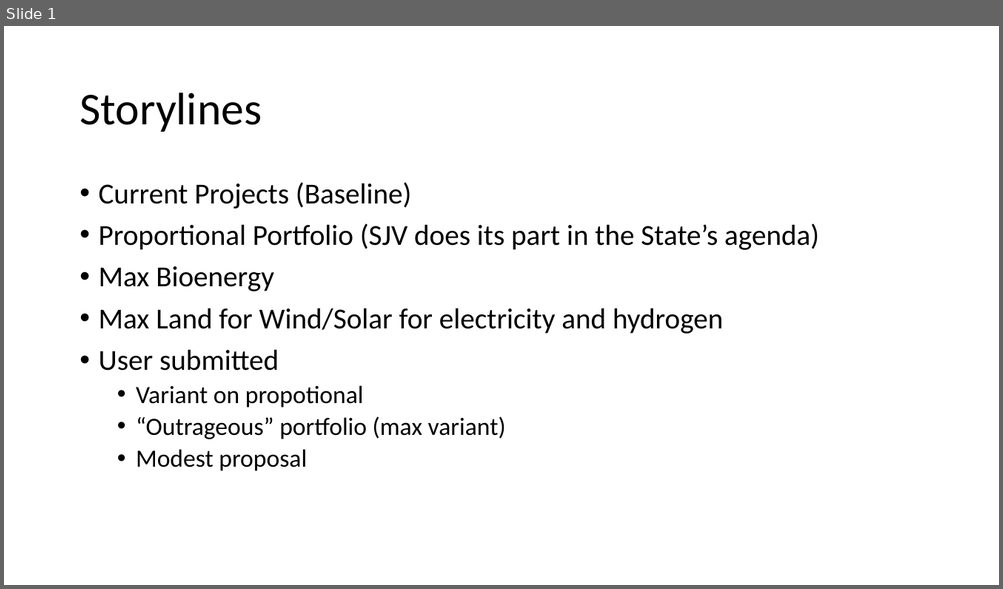
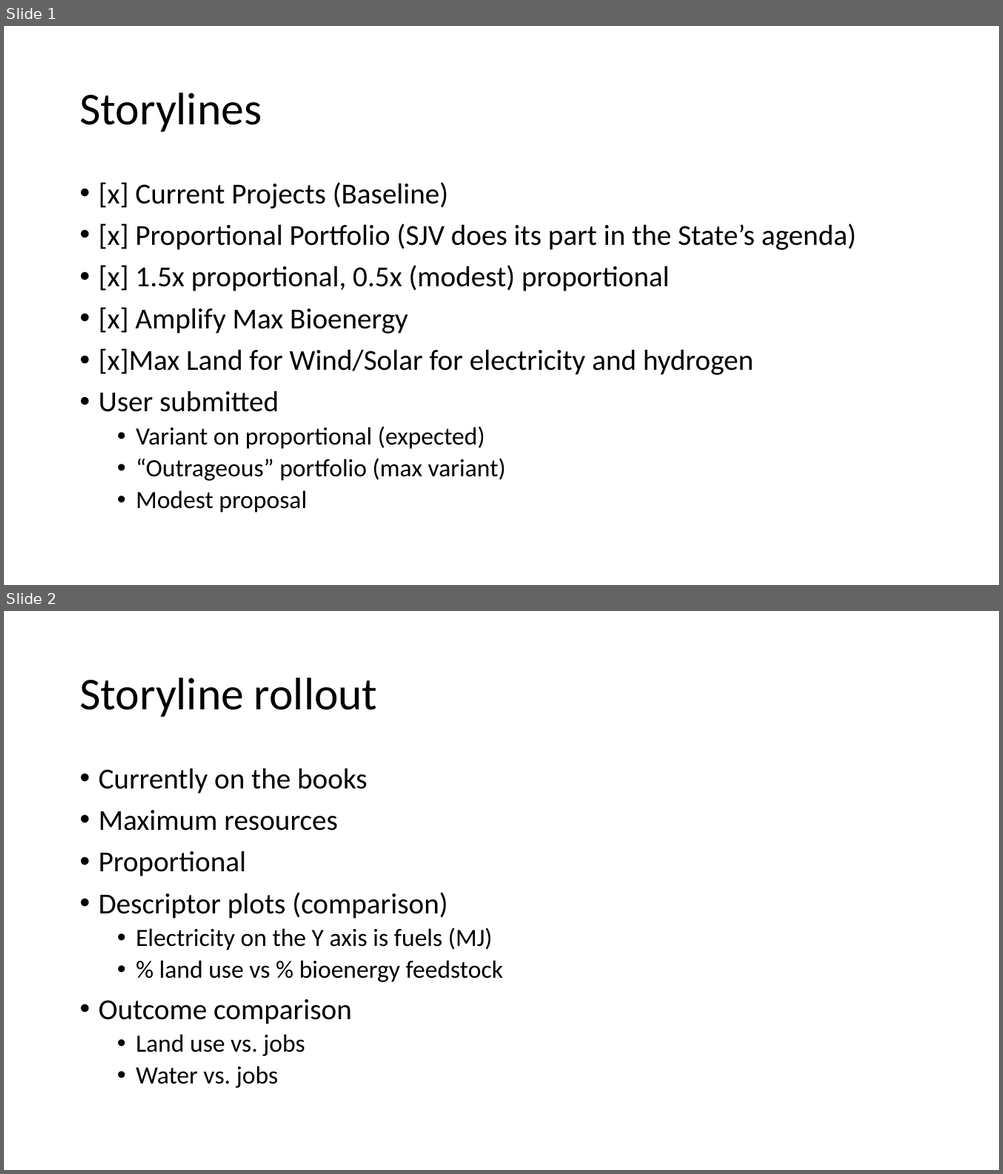
Before and after one commit to jarojasag/SJV, a slide deck: data/Storylines in Portfolios.pptx. Shown one above the other, each under a label of ours: slide 1 before the commit, slides 1 and 2 after it. The pictures are 1003x589 and 1003x1174 pixels, drawn with LibreOffice and Linux fonts; fonts in the diff are those of the drawing. Boxes give left, top, right and bottom in pixels: in the first picture for what was removed or moved away, otherwise in the second. Text is boxed around its words. In the diff, an @@ line names an element or a change of style, - is before the commit and + after.

Commit message:
Full Portfolio Analysis attached

```diff
--- a/data/Storylines in Portfolios.pptx
+++ b/data/Storylines in Portfolios.pptx
@@ slide 2 added at (x1=4, y1=611, x2=999, y2=1170), background #FFFFFF @@
@@ title added at (x1=79, y1=678, x2=378, y2=717), 44 pt, text #000000 @@
+Storyline rollout
@@ text added at (x1=99, y1=768, x2=503, y2=1088), 28 pt, text #000000 @@
+• Currently on the books
+• Maximum resources
+• Proportional
+• Descriptor plots (comparison)
+  • Electricity on the Y axis is fuels (MJ)
+  • % land use vs % bioenergy feedstock
+• Outcome comparison
+  • Land use vs. jobs
+  • Water vs. jobs
@@ slide 1 changed as well @@
@@ text at (x1=99, y1=182, x2=856, y2=375): text changed @@
-• Current Projects (Baseline)
-• Proportional Portfolio (SJV does its part in the State’s agenda)
-• Max Bioenergy
-• Max Land for Wind/Solar for electricity and hydrogen
+• [x] Current Projects (Baseline)
+• [x] Proportional Portfolio (SJV does its part in the State’s agenda)
+• [x] 1.5x proportional, 0.5x (modest) proportional
+• [x] Amplify Max Bioenergy
+• [x]Max Land for Wind/Solar for electricity and hydrogen
@@ text at (x1=136, y1=426, x2=485, y2=449): text changed @@
-  • Variant on propotional
+  • Variant on proportional (expected)
```
Also in this commit, not shown: 1 other slide added, 4 other files.
